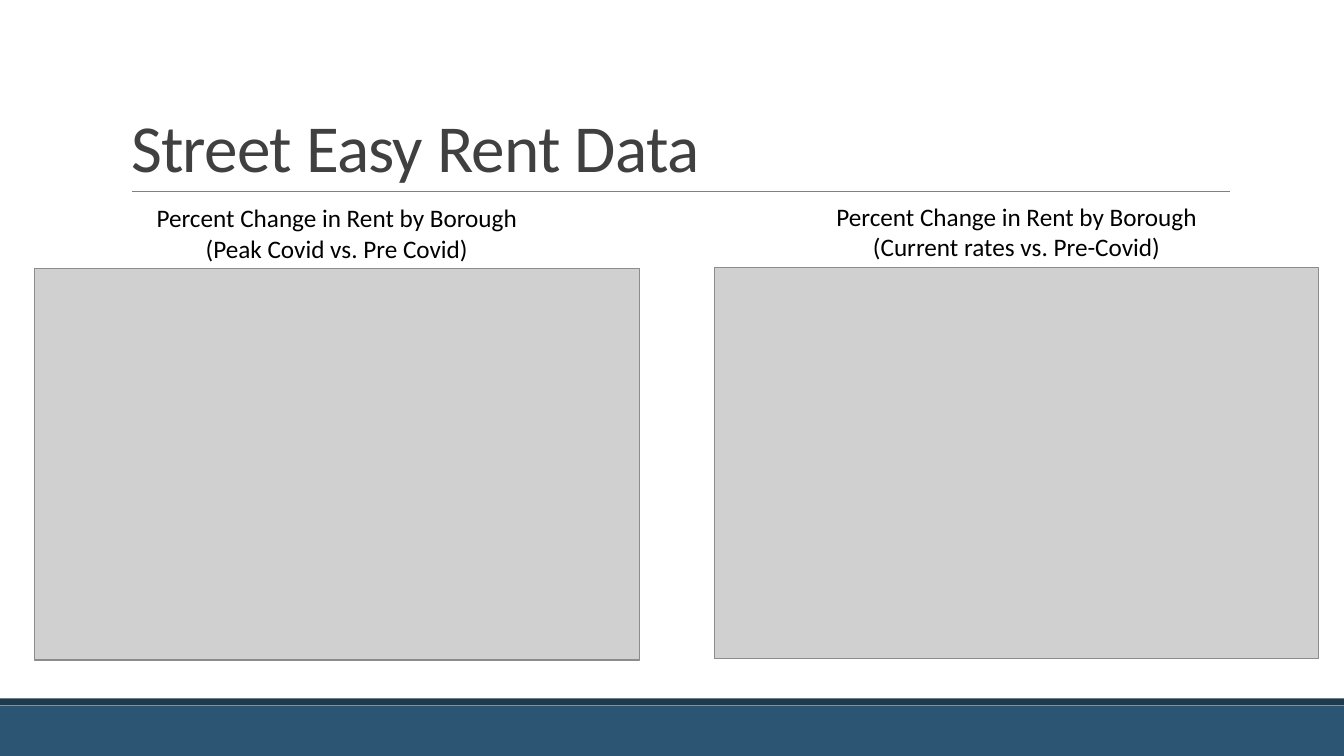
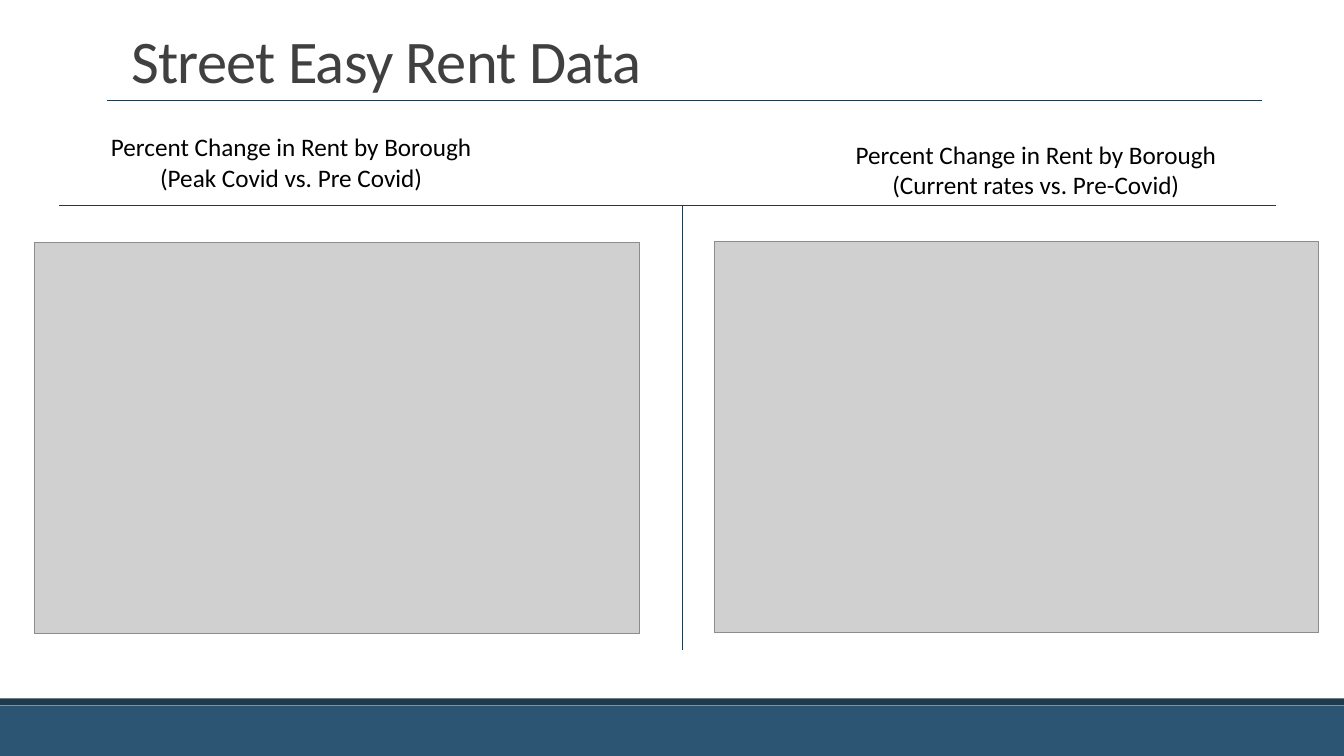
Before and after one commit to jackcopeland11/nyc_apartment_rent_analysis, a slide deck: slide 11 of Covid-19 and the NYC Apartment Market.pptx. Drawn at 1344x756 pixels with LibreOffice and Linux fonts; fonts in the diff are those of the drawing; grey boxes stand for pictures. Boxes give left, top, right and bottom in pixels: in the first picture for what was removed or moved away, otherwise in the second. Text is boxed around its words. In the diff, an @@ line names an element or a change of style, - is before the commit and + after.

```diff
--- a/Covid-19 and the NYC Apartment Market.pptx
+++ b/Covid-19 and the NYC Apartment Market.pptx
@@ title "Street Easy Rent Data" at [131, 43, 641, 93]: size 48 to 43.2 pt @@
@@ line added from (107, 100) to (1262, 100), #1F394D 1 pt @@
@@ text "Percent Change in Rent by ...": place and size @@
-text "Percent Change in Rent by ..." at [157, 209, 517, 262]
+text "Percent Change in Rent by ..." at [111, 138, 471, 191]
@@ text "Percent Change in Rent by ...": place and size @@
-text "Percent Change in Rent by ..." at [836, 208, 1197, 260]
+text "Percent Change in Rent by ..." at [856, 146, 1216, 198]
@@ rectangle added at [107, 170, 1254, 199], fill #FFFFFF, outline #FFFFFF 1.25 pt @@
@@ line added from (58, 206) to (1276, 206), #1F394D 1 pt @@
@@ line removed from (132, 192) to (1231, 192) @@
@@ line added from (683, 206) to (683, 650), #1F394D 1 pt @@
@@ picture: place and size @@
-picture at [34, 269, 639, 660]
+picture at [34, 243, 639, 634]
@@ picture: place and size @@
-picture at [715, 267, 1320, 658]
+picture at [715, 241, 1320, 632]
```
Also in this commit, not shown: 10 other slides changed, 2 slides added.
